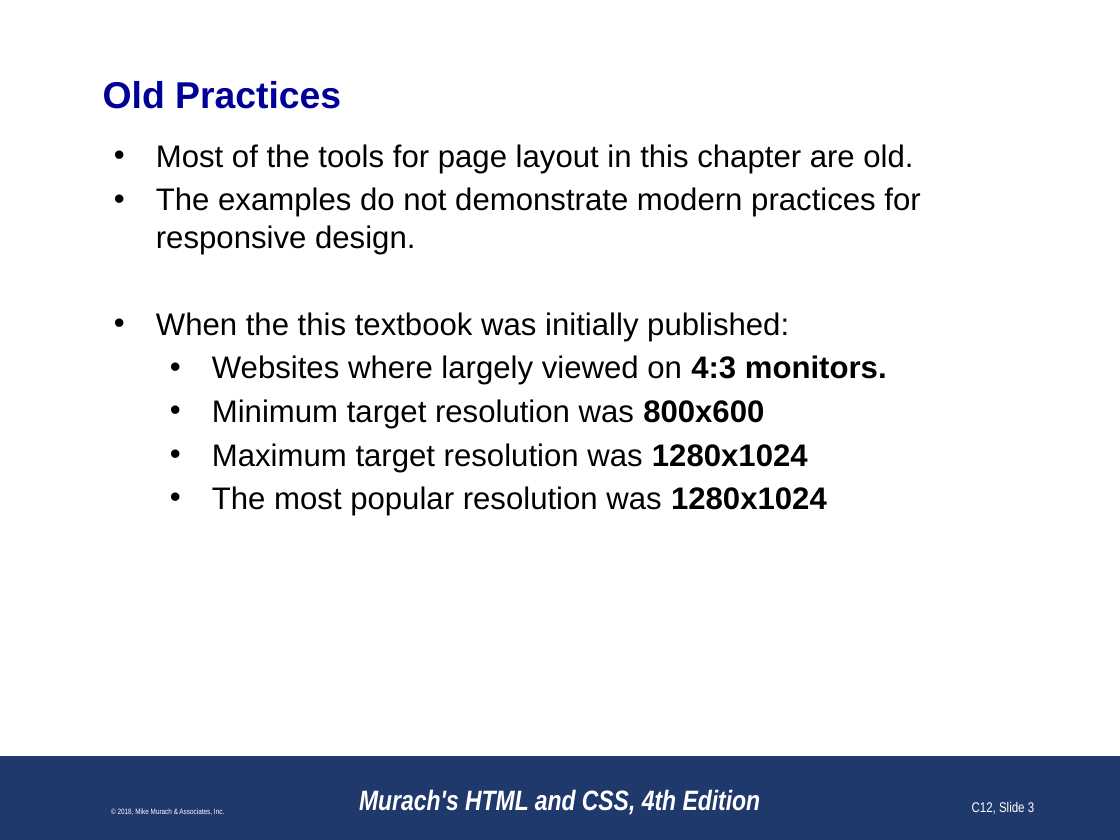
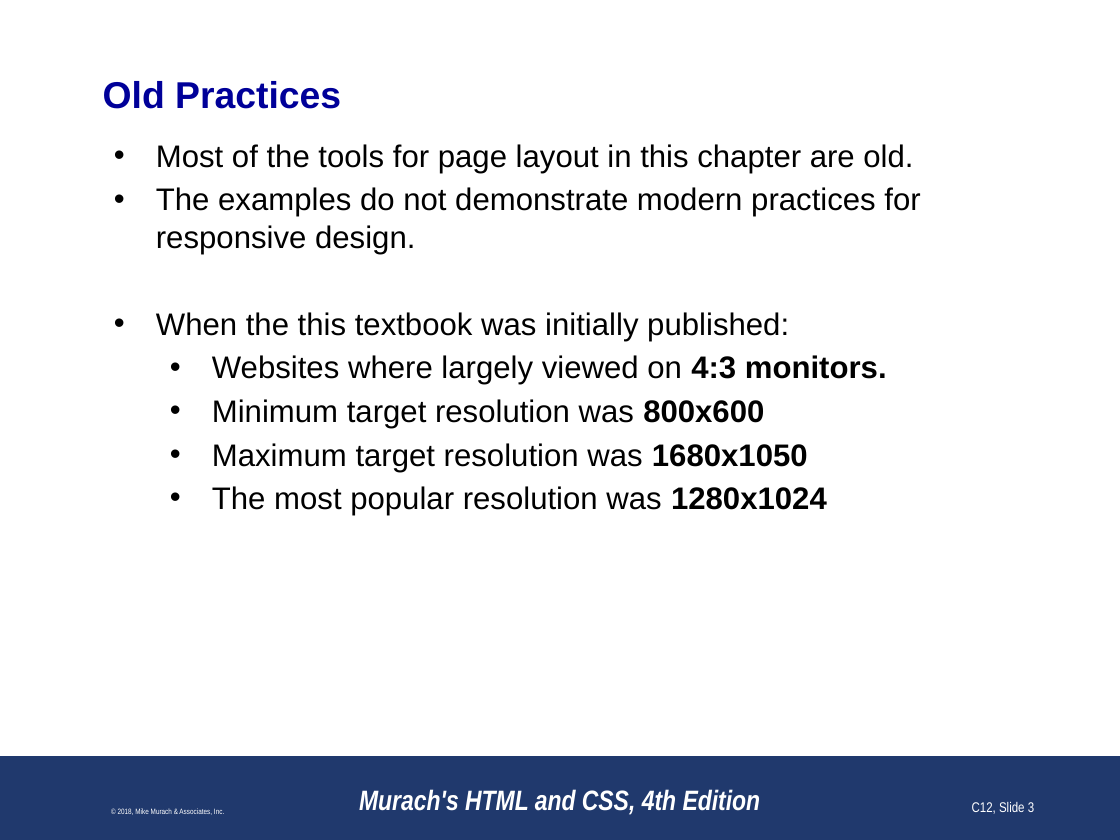
Before and after one commit to paulsmithkc/awd1000_base_lab_and_homework, a slide deck: slide 3 of murach_html_4e/slides/Chapter 6 slides (Revised).pptx. Drawn at 1120x840 pixels with LibreOffice and Linux fonts; fonts in the diff are those of the drawing; background and template pictures are left out. Boxes give left, top, right and bottom in pixels: in the first picture for what was removed or moved away, otherwise in the second. Text is boxed around its words. In the diff, an @@ line names an element or a change of style, - is before the commit and + after.

```diff
--- a/murach_html_4e/slides/Chapter 6 slides (Revised).pptx
+++ b/murach_html_4e/slides/Chapter 6 slides (Revised).pptx
@@ text at [212,443,808,472]: text changed @@
-  • Maximum target resolution was 1280x1024
+  • Maximum target resolution was 1680x1050
```
Also in this commit, not shown: 1 slide added.
